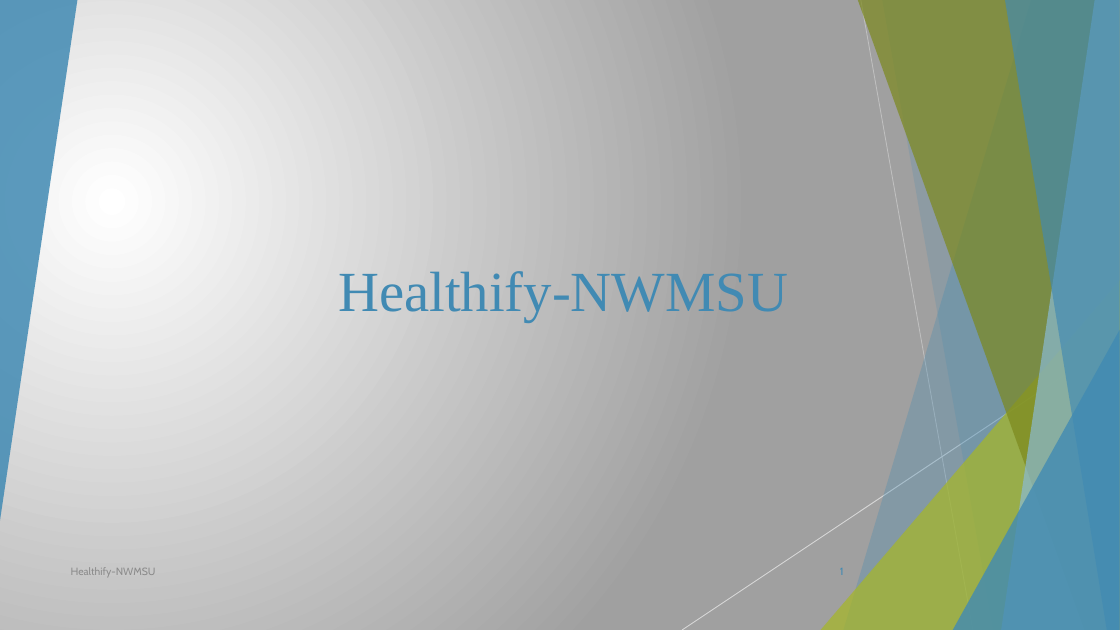
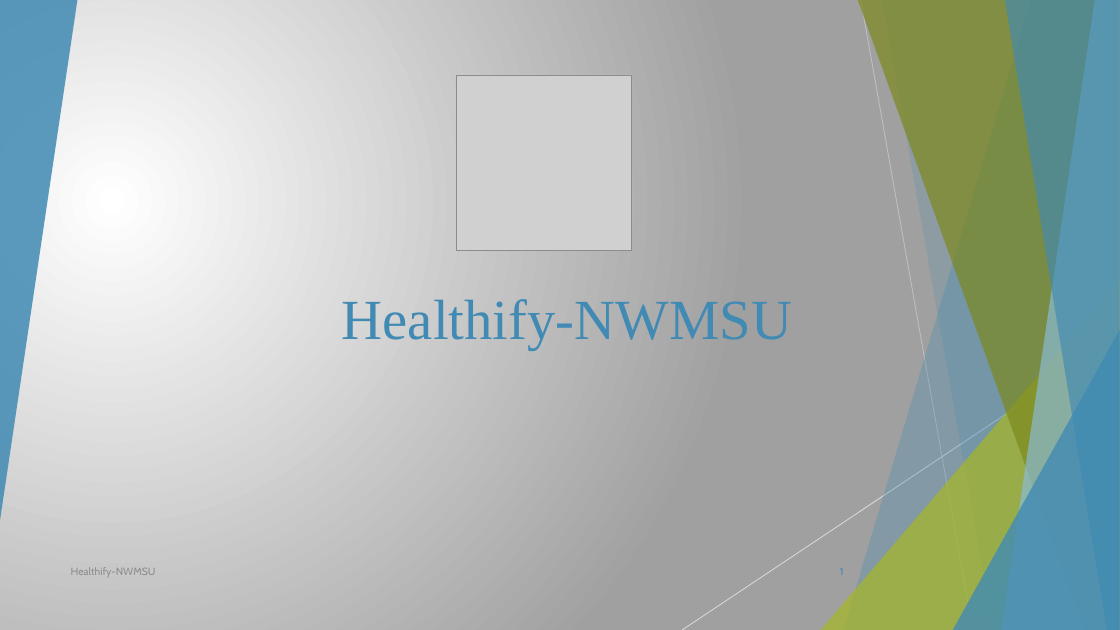
Before and after one commit to sowmyathogiti/Healthify, a slide deck: slide 1 of Healthify-NWMSU.pptx. Drawn at 1120x630 pixels with LibreOffice and Linux fonts; fonts in the diff are those of the drawing; grey boxes stand for pictures. Boxes give left, top, right and bottom in pixels: in the first picture for what was removed or moved away, otherwise in the second. Text is boxed around its words. In the diff, an @@ line names an element or a change of style, - is before the commit and + after.

```diff
--- a/Healthify-NWMSU.pptx
+++ b/Healthify-NWMSU.pptx
@@ picture added at (457,75,632,250) @@
@@ title "Healthify-NWMSU": place and size @@
-title "Healthify-NWMSU" at (338,267,788,322)
+title "Healthify-NWMSU" at (342,294,792,349)
```
Also in this commit, not shown: 2 other slides changed, 1 slide added.
